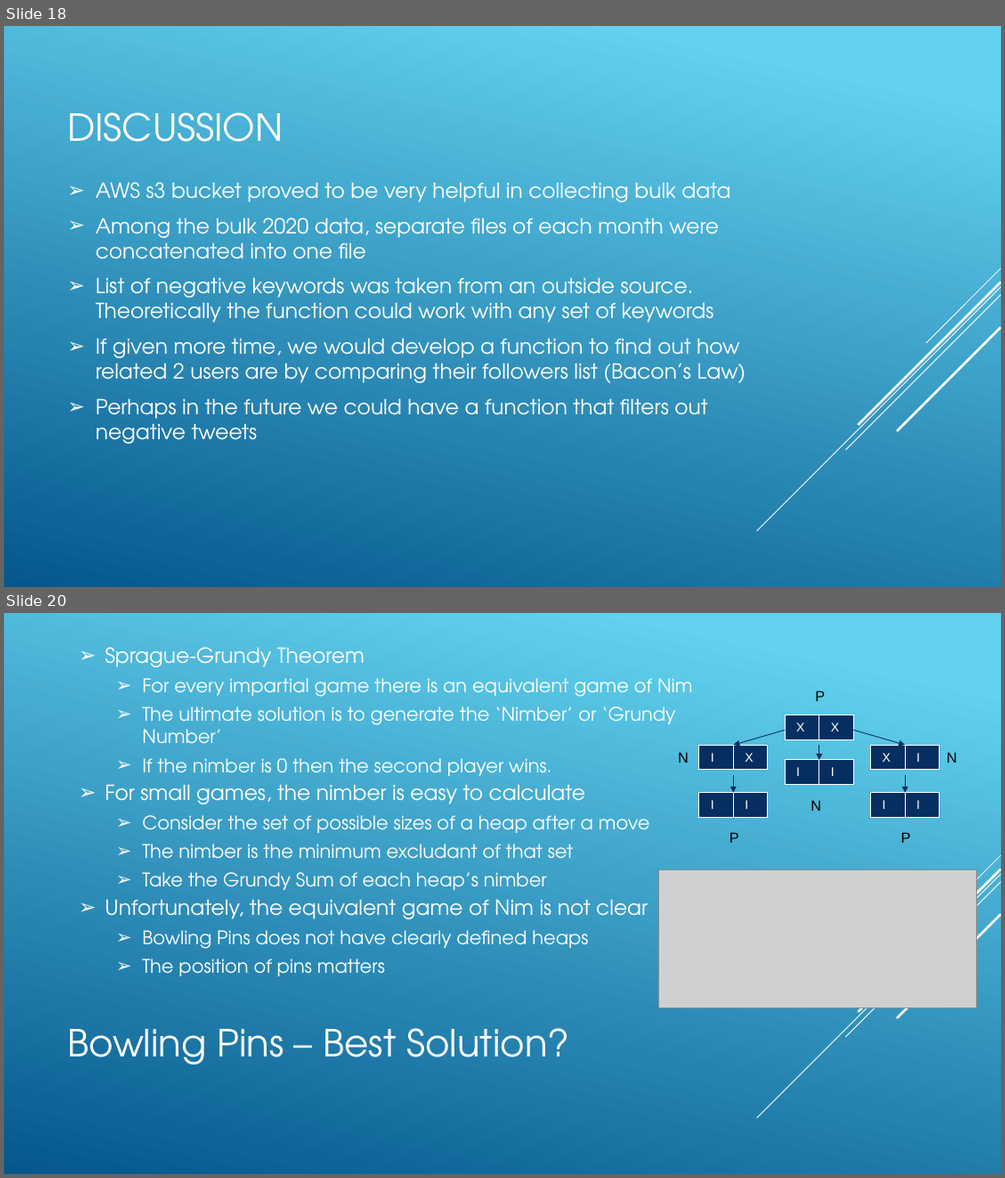
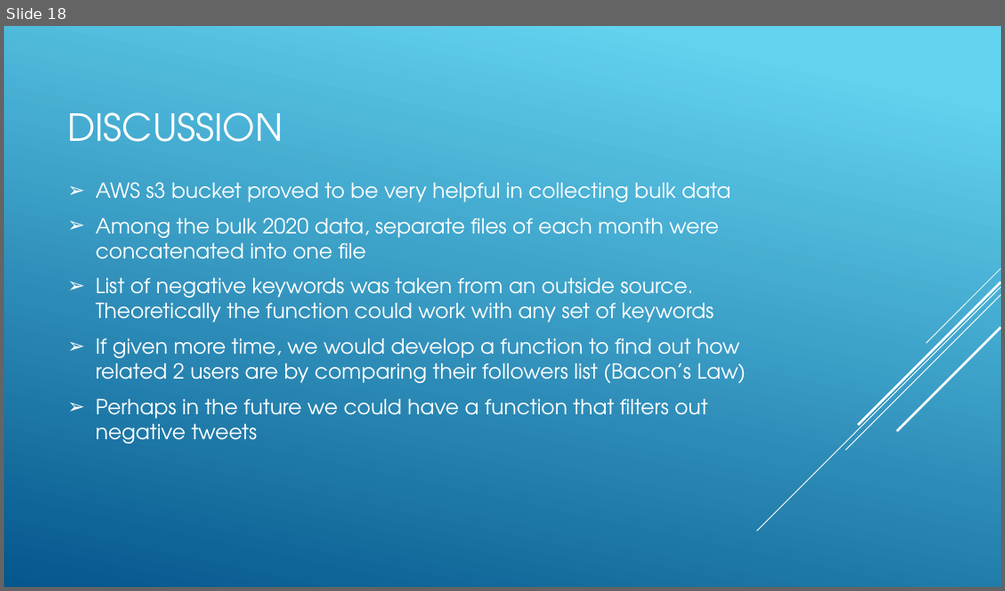
Before and after one commit to revature-scalawags/Project2-Group6, a slide deck: Group Twitter Stream - Project1.pptx. Shown one above the other, each under a label of ours: slides 18 and 20 before the commit, slide 18 after it; the slides between them are not shown. The pictures are 1005x1178 and 1005x591 pixels, drawn with LibreOffice and Linux fonts; fonts in the diff are those of the drawing; grey boxes stand for pictures. Boxes give left, top, right and bottom in pixels: in the first picture for what was removed or moved away, otherwise in the second. Text is boxed around its words. In the diff, an @@ line names an element or a change of style, - is before the commit and + after.

```diff
--- a/Group Twitter Stream - Project1.pptx
+++ b/Group Twitter Stream - Project1.pptx
@@ slide 20 removed at [4,613,1001,1174], background gradient #62D2EF to #05578D; not listed: 5 template elements that a slide beside it also shows @@
@@ text removed at [105,647,692,976] @@
-➢ Sprague-Grundy Theorem
-  ➢ For every impartial game there is an equivalent game of Nim
-  ➢ The ultimate solution is to generate the ‘Nimber’ or ‘Grundy Number’
-  ➢ If the nimber is 0 then the second player wins.
-➢ For small games, the nimber is easy to calculate
-  ➢ Consider the set of possible sizes of a heap after a move
-  ➢ The nimber is the minimum excludant of that set
-  ➢ Take the Grundy Sum of each heap’s nimber
-➢ Unfortunately, the equivalent game of Nim is not clear
-  ➢ Bowling Pins does not have clearly defined heaps
-  ➢ The position of pins matters
@@ text removed at [815,690,825,701] @@
-P
@@ table removed at [785,714,853,739], 1 rows, 2 columns @@
-X | X
@@ table removed at [699,745,769,770], 1 rows, 2 columns @@
-I | X
@@ arrow removed from (785, 730) to (734, 745) @@
@@ arrow removed from (819, 745) to (819, 760) @@
@@ arrow removed from (853, 730) to (905, 745) @@
@@ table removed at [871,745,939,770], 1 rows, 2 columns @@
-X | I
@@ text removed at [678,752,688,763] @@
-N
@@ table removed at [785,760,853,784], 1 rows, 2 columns @@
-I | I
@@ text removed at [947,752,957,763] @@
-N
@@ table removed at [699,793,769,817], 1 rows, 2 columns @@
-I | I
@@ arrow removed from (734, 774) to (734, 793) @@
@@ table removed at [871,793,939,817], 1 rows, 2 columns @@
-I | I
@@ arrow removed from (905, 774) to (905, 793) @@
@@ text removed at [810,800,821,811] @@
-N
@@ text removed at [729,832,739,843] @@
-P
@@ text removed at [901,832,911,843] @@
-P
@@ picture removed at [659,870,977,1008] @@
@@ title removed at [67,1028,570,1064] @@
-Bowling Pins – Best Solution?
```
Also in this commit, not shown: 2 slides changed, 1 other slide removed, 2 other files.
